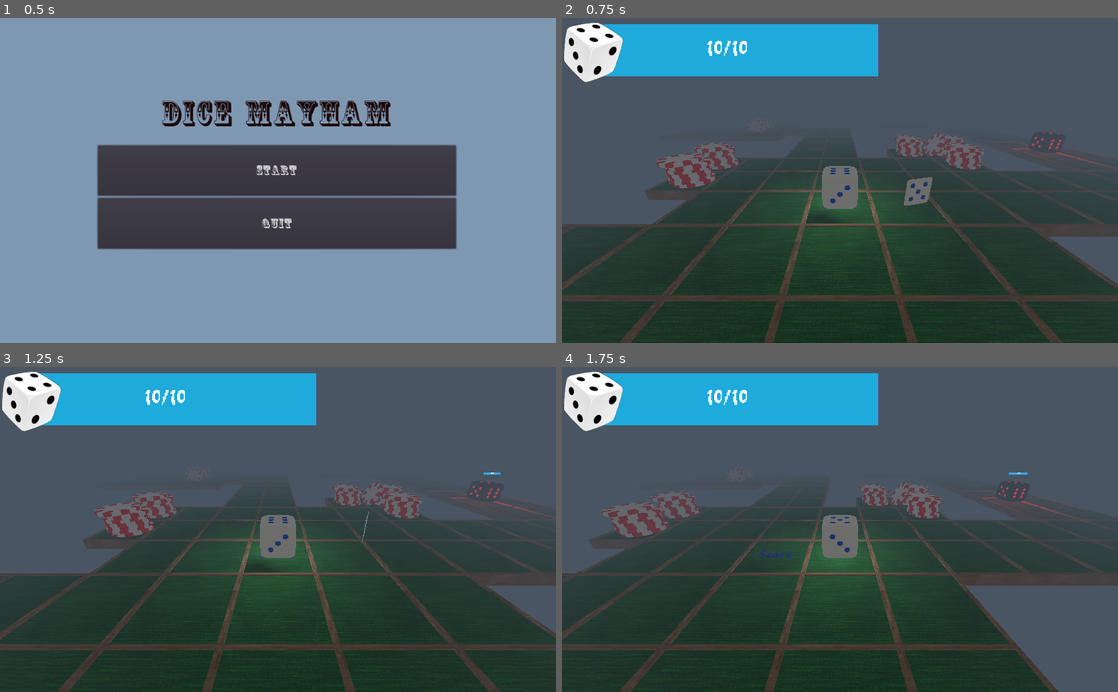
Above: before the commit, frames 1-4 (two rows, left to right).
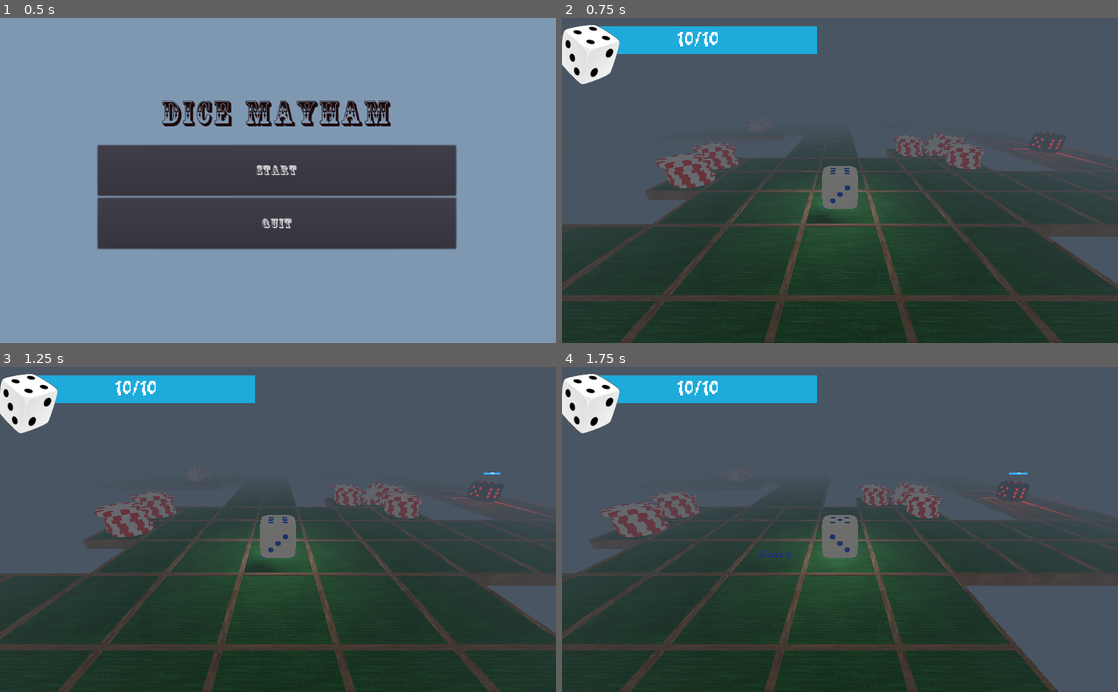
Above: after the commit, the same moments.

Repository: ayylol/Dice
Game: Godot game, scene res://MainMenu.tscn
Two runs of this game, one before a commit and one after it. Both use one fixed random seed, a clock stepped at 60 frames per second and the inputs below.
Inputs:
- Up to frame 1 (0.5 s): no input
- Up to frame 2 (0.75 s): click "Start" at 0.5 s
- Up to frame 3 (1.25 s): no input
- Up to frame 4 (1.75 s): hold D (right) from 1.28 s (still down)

Frame 1 is identical in both runs. In frame 2, 5.8% of the frame differs, in the area x 0-67%, y 1-58%; in frame 3, 5.5%; in frame 4, 5.4%.

Commit message:
added powerups to map1

Diff:
--- a/Entities/Player.tscn
+++ b/Entities/Player.tscn
@@ -57,6 +57,10 @@
 [node name="Rotate" type="Tween" parent="Brain" index="1"]
 
 [node name="PlayerHealthBar" parent="." index="7" instance=ExtResource( 10 )]
+margin_left = 32.0
+margin_top = 15.0
+margin_right = 470.0
+margin_bottom = 67.0
 theme = SubResource( 1 )
 custom_fonts/font = SubResource( 2 )
 custom_styles/fg = SubResource( 3 )
--- a/ProgressBar.tscn
+++ b/ProgressBar.tscn
@@ -40,10 +40,14 @@
 stretch_mode = 4
 
 [node name="Label" type="Label" parent="."]
-margin_left = 210.0
-margin_top = 18.0
-margin_right = 325.0
-margin_bottom = 75.0
+anchor_left = 0.5
+anchor_top = 0.5
+anchor_right = 0.5
+anchor_bottom = 0.5
+margin_left = -57.5
+margin_top = -28.5
+margin_right = 57.5
+margin_bottom = 28.5
 custom_fonts/font = ExtResource( 4 )
 align = 1
 valign = 1
--- a/map/Map1.tscn
+++ b/map/Map1.tscn
@@ -25,4 +25,7 @@
 starting_pos = Vector2( 9, -12 )
 
 [node name="Item" parent="." index="6" instance=ExtResource( 3 )]
-grid_pos = Vector2( 1, 0 )
+grid_pos = Vector2( -8, 5 )
+
+[node name="Item2" parent="." index="7" instance=ExtResource( 3 )]
+grid_pos = Vector2( 11, -14 )
